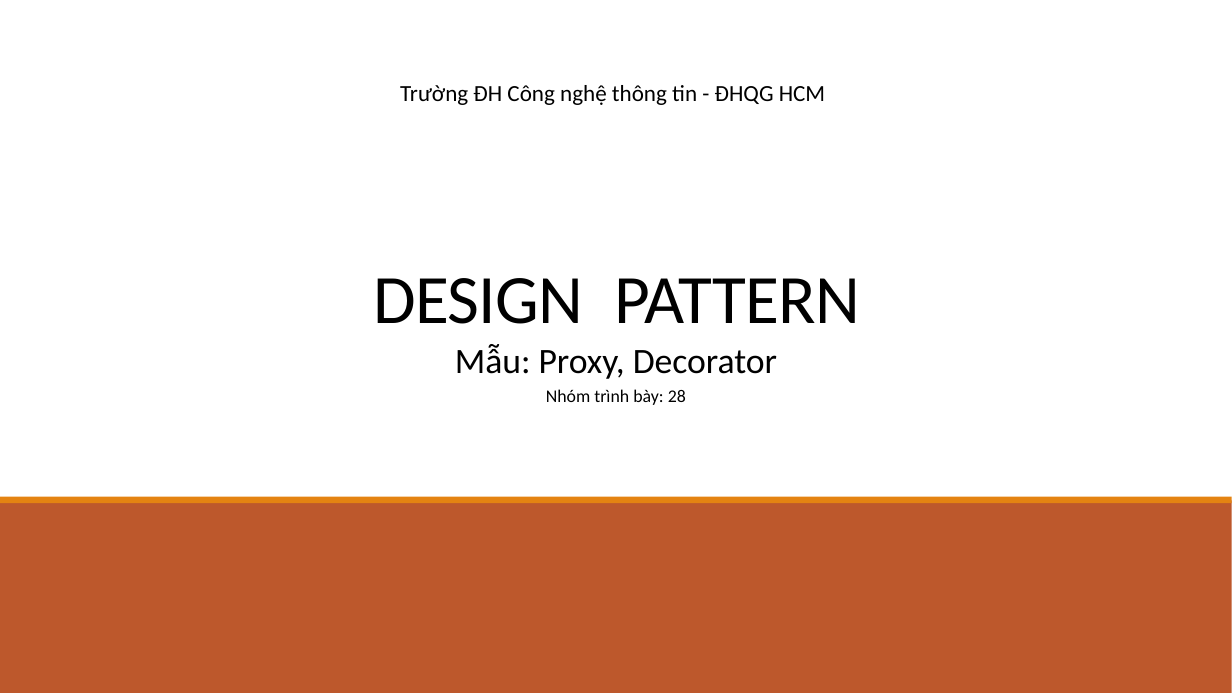
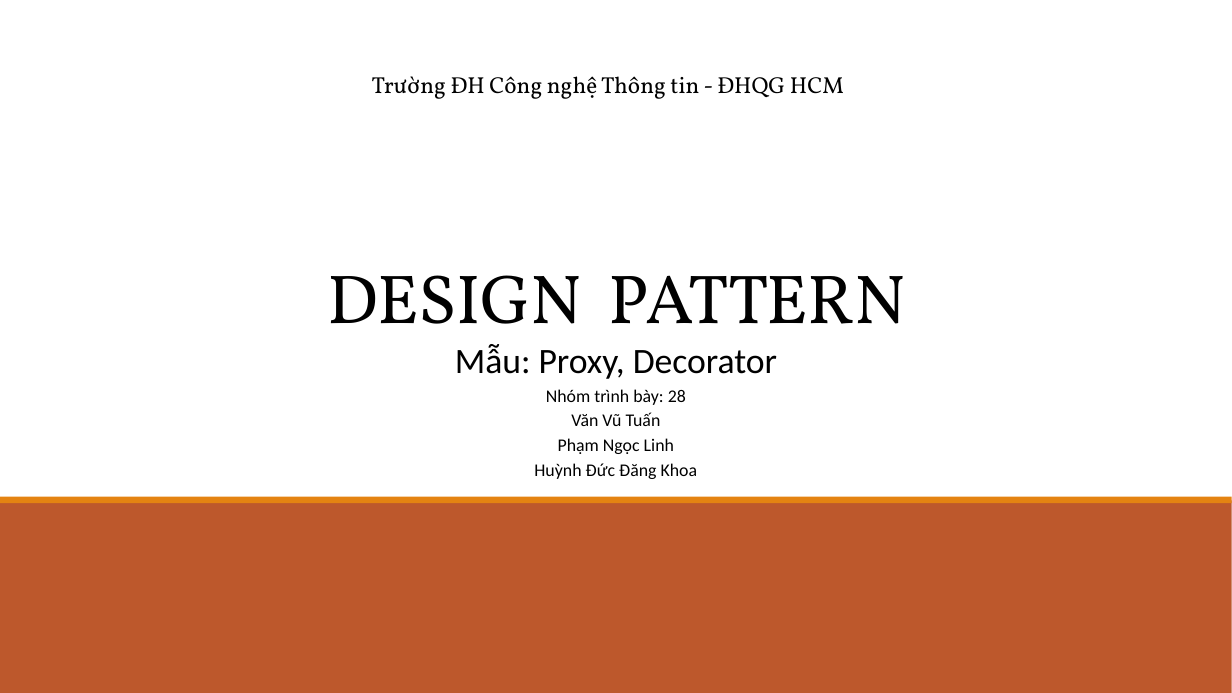
Before and after one commit to ChrisJamison/design_pattern, a slide deck: slide 1 of DP version 1.1.pptx. Drawn at 1232x693 pixels with LibreOffice and Linux fonts; fonts in the diff are those of the drawing. Boxes give left, top, right and bottom in pixels: in the first picture for what was removed or moved away, otherwise in the second. Text is boxed around its words. In the diff, an @@ line names an element or a change of style, - is before the commit and + after.

```diff
--- a/DP version 1.1.pptx
+++ b/DP version 1.1.pptx
@@ text at <box>372,76,844,99</box>: text changed; font Calibri to Vollkorn @@
-Trường ĐH Công nghệ thông tin - ĐHQG HCM
+Trường ĐH Công nghệ Thông tin - ĐHQG HCM
@@ title "DESIGN PATTERN" at <box>328,275,906,354</box>: font Calibri to Vollkorn @@
@@ text at <box>534,412,698,479</box>: paragraphs added @@
+Văn Vũ Tuấn
+Phạm Ngọc Linh
+Huỳnh Đức Đăng Khoa
```
Also in this commit, not shown: 24 other slides changed, 5 slides added, 1 slide removed.
